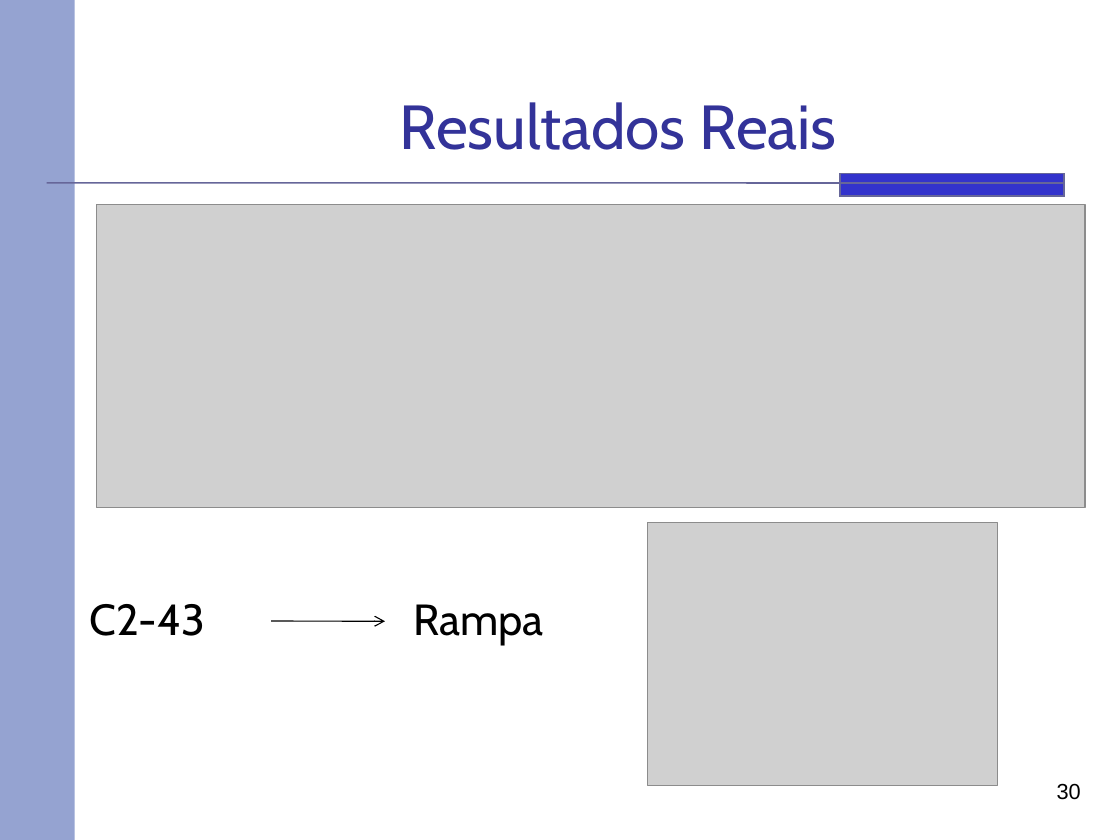
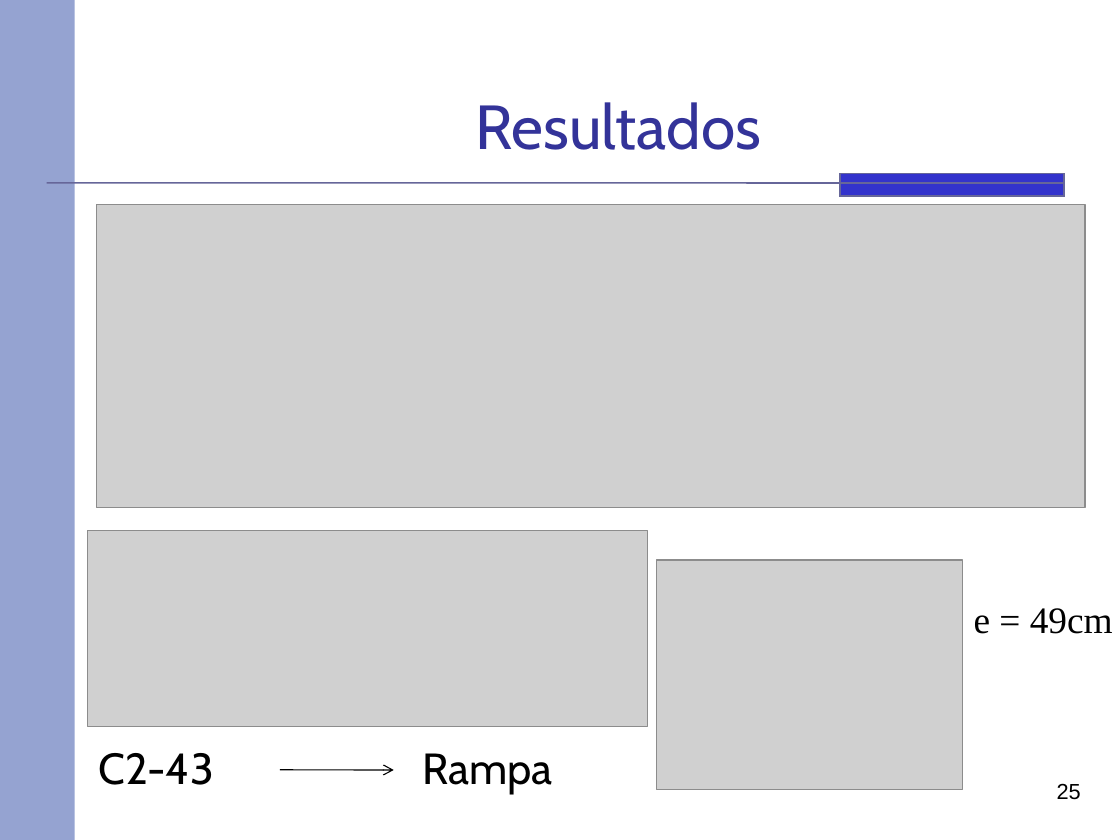
Before and after one commit to rafaelhdr/tccsauron, a slide deck: slide 25 of docs/Apresentação.pptx (slide 30 before the commit). Drawn at 1120x840 pixels with LibreOffice and Linux fonts; fonts in the diff are those of the drawing; grey boxes stand for pictures. Boxes give left, top, right and bottom in pixels: in the first picture for what was removed or moved away, otherwise in the second. Text is boxed around its words. In the diff, an @@ line names an element or a change of style, - is before the commit and + after.

```diff
--- a/docs/Apresentação.pptx
+++ b/docs/Apresentação.pptx
@@ title at bbox=[475, 102, 761, 150]: text changed @@
-Resultados Reais
+Resultados
@@ picture added at bbox=[87, 531, 647, 727] @@
@@ picture: place and size @@
-picture at bbox=[647, 523, 998, 785]
+picture at bbox=[656, 560, 962, 790]
@@ text added at bbox=[974, 608, 1113, 634], 24 pt, text #000000 @@
+e = 49cm
@@ text "C2-43": place and size @@
-text "C2-43" at bbox=[90, 604, 206, 636]
+text "C2-43" at bbox=[98, 753, 214, 785]
@@ text "Rampa": place and size @@
-text "Rampa" at bbox=[413, 604, 543, 645]
+text "Rampa" at bbox=[422, 753, 552, 794]
@@ arrow moved from (271, 622) - (385, 622) to (280, 769) - (394, 771) @@
@@ page number at bbox=[1057, 783, 1081, 800]: text changed @@
-30
+25
```
Also in this commit, not shown: 13 other slides changed, 1 slide added, 6 slides removed.
